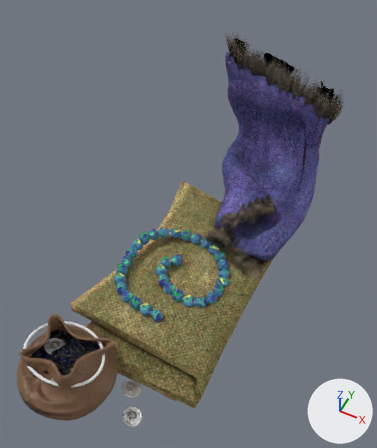
Two versions of the Blender file Assets/Models/HedebyChest/chestfilled.blend, one commit apart.
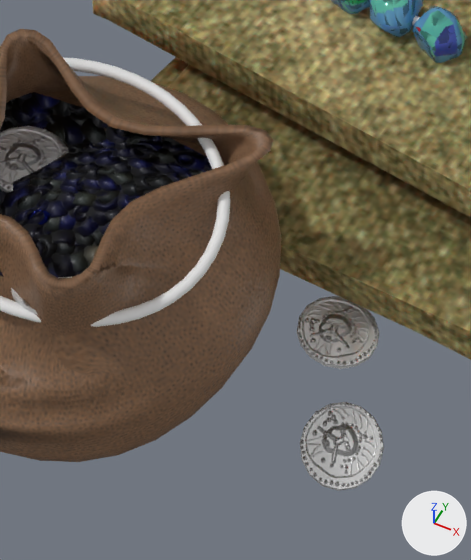
There are two pictures of each version: one whole from a 50 mm camera at (0.3, -0.66, 0.799) aimed at (-0.017, -0.025, 0.006), one close up on the part from 13% to 44% of the width and 69% to 99% of the height. Arrows for +X, +Y and +Z are at lower right; the lights stay in place. The first two pictures are the older version.
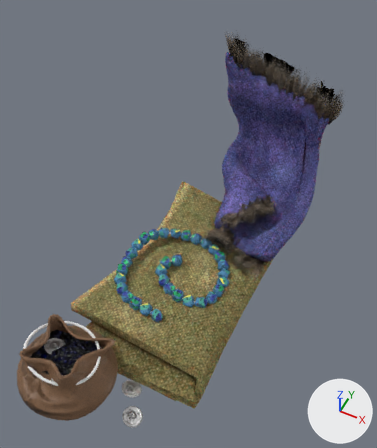
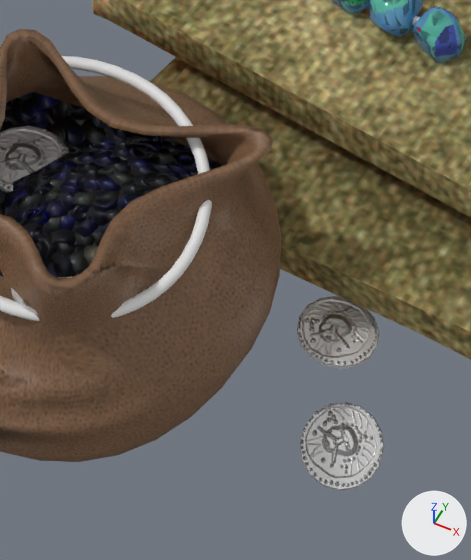
Boxes [x1, y1, x2, y2] around the edits, measured in the close-ups (471 x 560 px):
'BézierCircle', reshaped: before [0, 57, 230, 327]; after [0, 56, 212, 321]

What changed in the scene script:
```text
Add me_béziercircle:
    me_béziercircle.from_pydata(...)  # 576 vertices, 576 faces; spans x -1.04..0.92, y -0.82..0.93, z -0.05..0.06
    me_béziercircle.polygons.foreach_set('use_smooth', [True] * 576)
Change ob_béziercircle:
    ob_béziercircle: bpy.data.objects.new('BézierCircle', cu_béziercircle) -> bpy.data.objects.new('BézierCircle', me_béziercircle)
```
